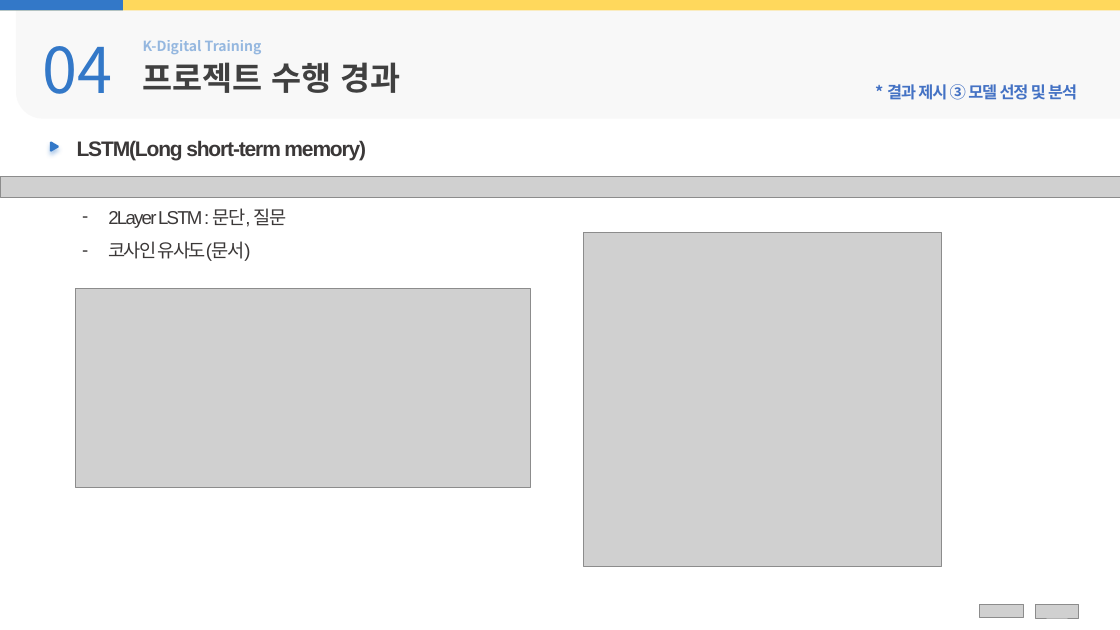
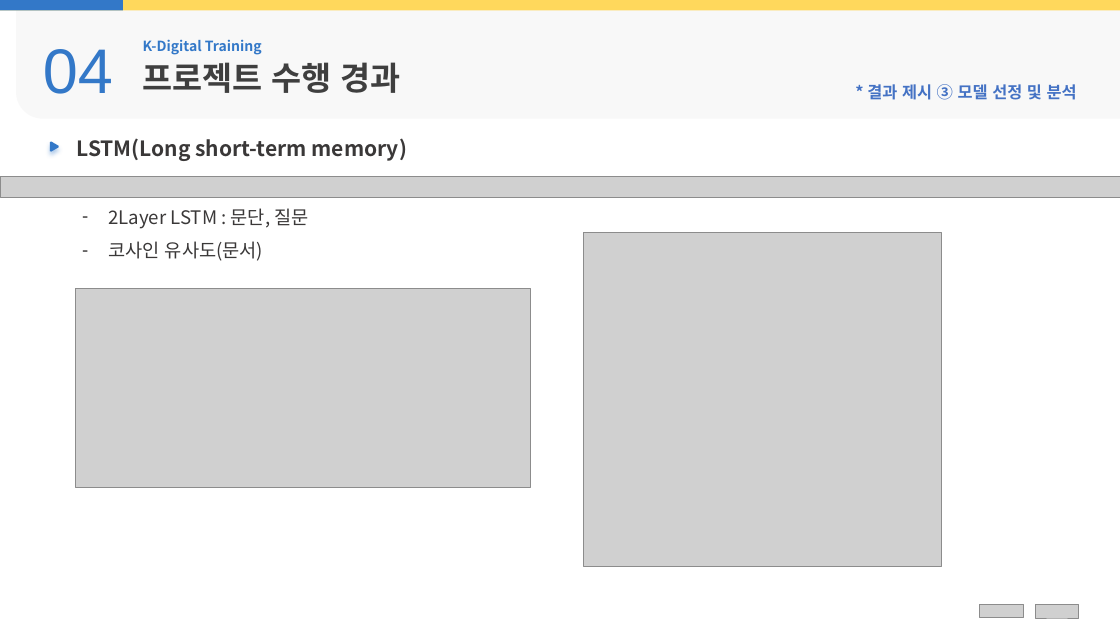
Before and after one commit to Jayk1220/1stTeamProject, a slide deck: slide 11 of etc/노동부별첨2-2] 팀별 프로젝트 결과보고서.pptx. Drawn at 1120x630 pixels with LibreOffice and Linux fonts; fonts in the diff are those of the drawing; grey boxes stand for pictures; background and template pictures are left out. Boxes give left, top, right and bottom in pixels: in the first picture for what was removed or moved away, otherwise in the second. Text is boxed around its words. In the diff, an @@ line names an element or a change of style, - is before the commit and + after.

```diff
--- a/etc/노동부별첨2-2] 팀별 프로젝트 결과보고서.pptx
+++ b/etc/노동부별첨2-2] 팀별 프로젝트 결과보고서.pptx
@@ round rect at bbox=[16, 7, 1120, 119]: mirrored; rotation 0 to 180 degrees @@
@@ text "04" at bbox=[43, 49, 113, 94]: font Noto Sans CJK KR to Arial @@
@@ text "K-Digital Training" at bbox=[143, 39, 262, 55]: text colour #3378C8 at 50% opacity to #3378C8 @@
@@ text "프로젝트 수행 경과" at bbox=[143, 62, 401, 93]: text colour #404040 to #3F3F3F @@
@@ text "* 결과 제시 ③ 모델 ..." at bbox=[867, 84, 1077, 100]: font Arial to Noto Sans CJK KR, letter spacing -1 to 0 pt @@
@@ text "LSTM(Long short-term memory)" at bbox=[77, 138, 407, 161]: font Arial to Noto Sans CJK KR, text colour #3B3838 to #3A3838, letter spacing -1 to 0 pt @@
@@ text "2Layer LSTM : 문단, 질문" at bbox=[108, 208, 308, 261]: font Arial to Noto Sans CJK KR, text colour #3B3838 to #3A3838, letter spacing -1.5 to 0 pt @@
```
Also in this commit, not shown: 13 other slides changed, 13 other files.
